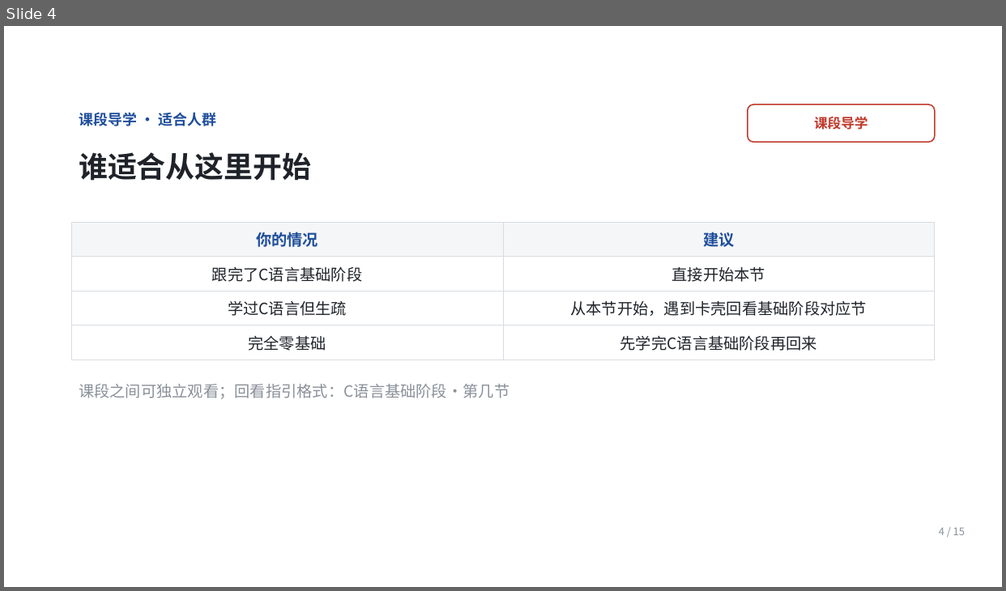
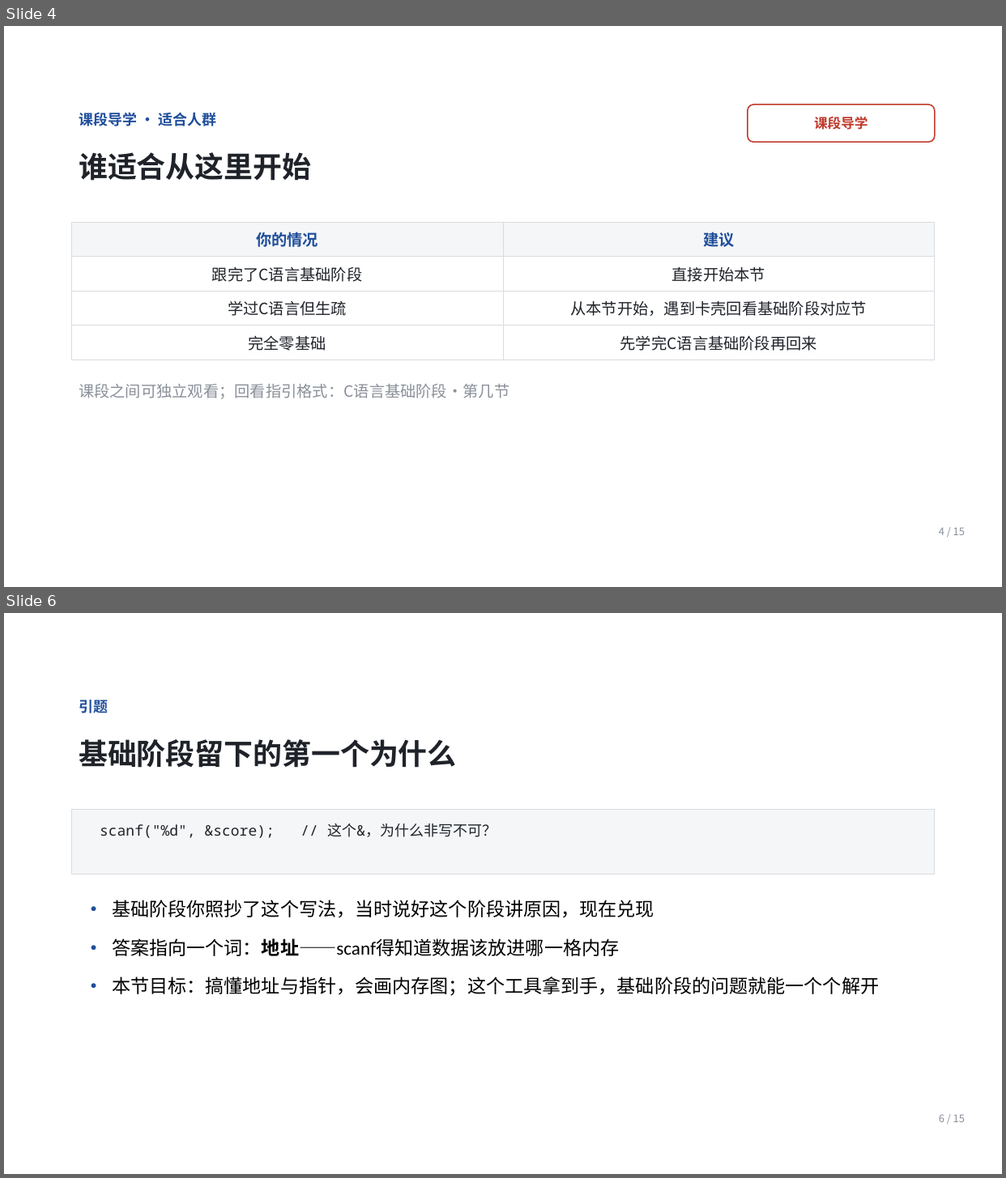
Before and after one commit to Ctrl1CandV/SpecialtyCourses, a slide deck: 课件/C1/C1-B-01/C1-B-01.pptx. Shown one above the other, each under a label of ours: slide 4 before the commit, slides 4 and 6 after it; the slides between them are not shown. The pictures are 1006x591 and 1006x1178 pixels, drawn with LibreOffice and Linux fonts; fonts in the diff are those of the drawing; background and template pictures are left out. Boxes give left, top, right and bottom in pixels: in the first picture for what was removed or moved away, otherwise in the second. Text is boxed around its words. In the diff, an @@ line names an element or a change of style, - is before the commit and + after.

Commit message:
08.21 初步完成第二阶段课程

```diff
--- a/课件/C1/C1-B-01/C1-B-01.pptx
+++ b/课件/C1/C1-B-01/C1-B-01.pptx
@@ slide 6 added at [4, 613, 1002, 1174], background picture (left out) @@
@@ text added at [79, 700, 108, 713], 14 pt, text #1F4E9C, bold @@
+引题
@@ text added at [79, 739, 457, 768], 28 pt, text #1F2329, bold @@
+基础阶段留下的第一个为什么
@@ rectangle added at [71, 809, 935, 875], fill #F5F6F7, outline #D8DBE0 0.75 pt @@
@@ text added at [100, 824, 496, 838], 14 pt, text #1F2329 @@
+scanf("%d", &score); // 这个&，为什么非写不可？
@@ text added at [112, 900, 654, 918], 18 pt, text #000000 @@
+• 基础阶段你照抄了这个写法，当时说好这个阶段讲原因，现在兑现
@@ text added at [112, 939, 619, 956], 18 pt, text #000000 @@
+• 答案指向一个词：地址——scanf得知道数据该放进哪一格内存
@@ text added at [112, 977, 879, 996], 18 pt, text #000000 @@
+• 本节目标：搞懂地址与指针，会画内存图；这个工具拿到手，基础阶段的问题就能一个个解开
@@ text added at [939, 1114, 965, 1122], 10 pt, text #8A9099 @@
+6 / 15
```
Also in this commit, not shown: 10 slides changed, 3 other slides added, 4 slides removed, 29 other files.
